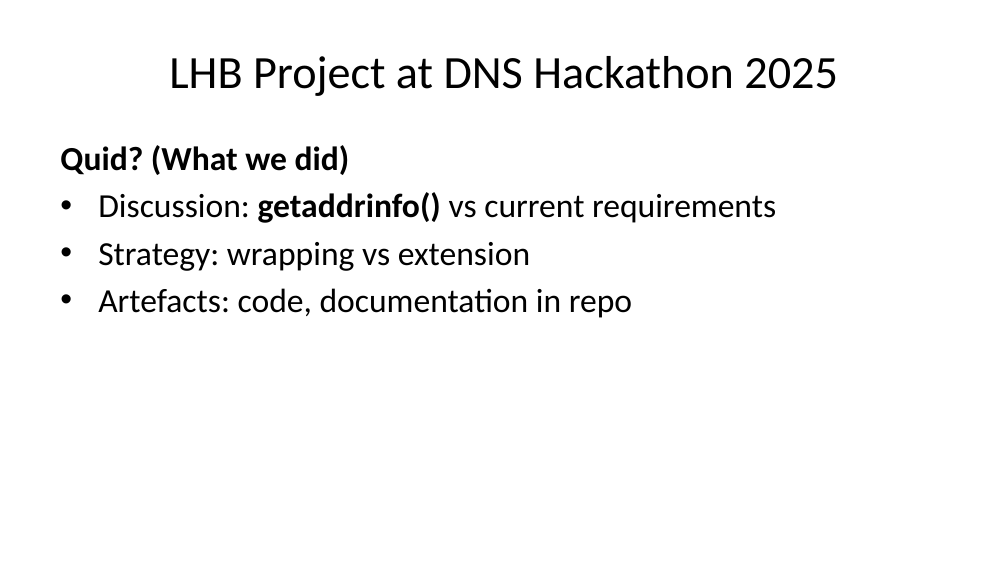
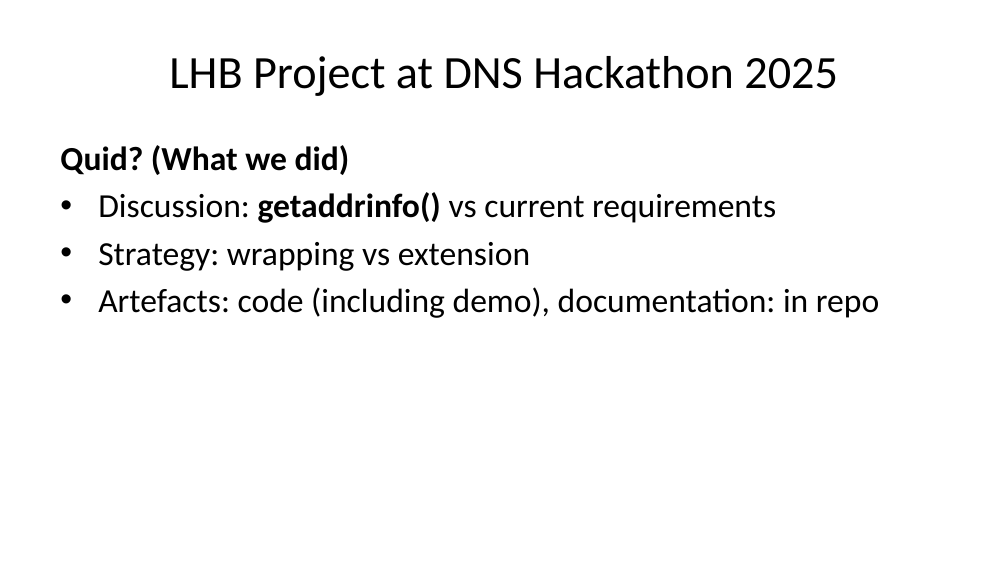
Before and after one commit to DNS-Hackathon/LHB, a slide deck: slide 4 of Slides.pptx. Drawn at 1008x567 pixels with LibreOffice and Linux fonts; fonts in the diff are those of the drawing. Boxes give left, top, right and bottom in pixels: in the first picture for what was removed or moved away, otherwise in the second. Text is boxed around its words. In the diff, an @@ line names an element or a change of style, - is before the commit and + after.

```diff
--- a/Slides.pptx
+++ b/Slides.pptx
@@ text at bbox=[98, 287, 879, 318]: text changed @@
-• Artefacts: code, documentation in repo
+• Artefacts: code (including demo), documentation: in repo
```
Also in this commit, not shown: 1 other slide changed, 1 slide added, 2 other files.
